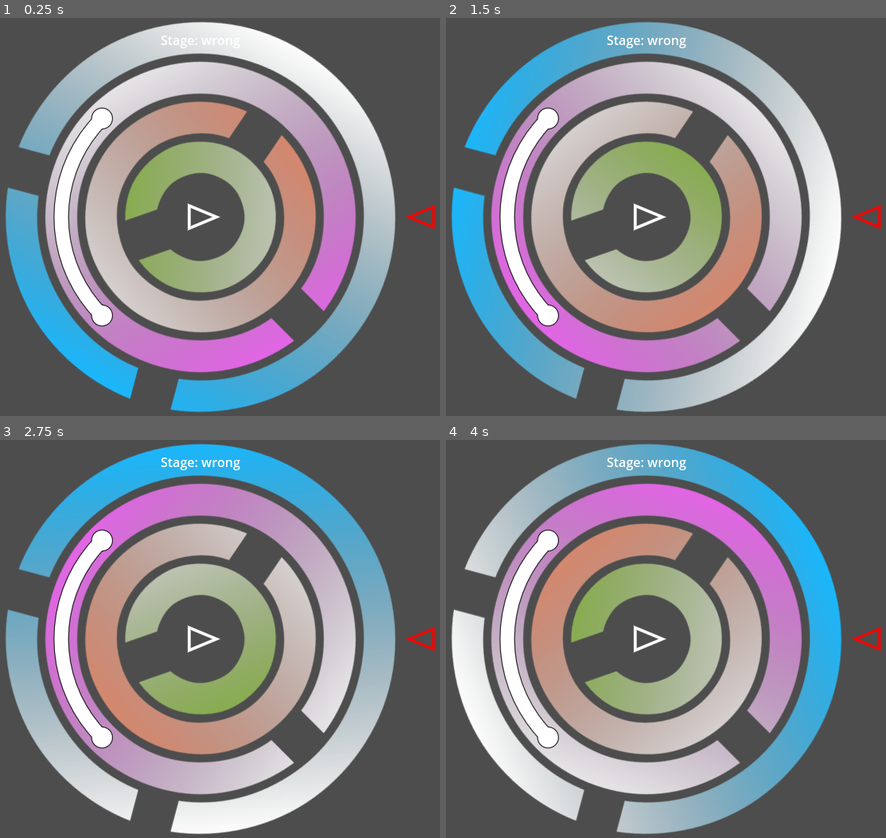
Above: before the commit, frames 1-4 (two rows, left to right).
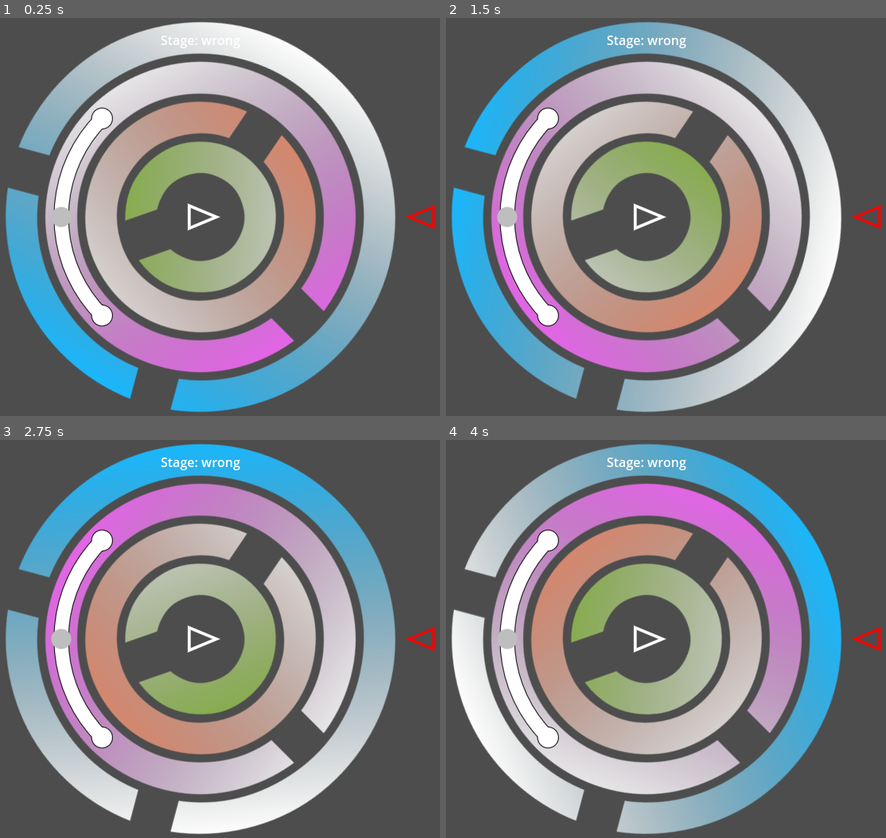
Above: after the commit, the same moments.

Repository: LettucePie/october
Game: Godot game, scene res://game.tscn
The game is run twice, just before and just after one commit, with the same random seed, the same clock (stepped at 60 frames per second) and the same inputs.
Inputs (mouse positions are in pixels of both pictures, inside the frame that each line leads up to):
- Up to frame 1 (0.25 s): no input
- Up to frame 2 (1.5 s): move the mouse to (767, 197) at 0.52 s; click (767, 197) at 0.67 s; move the mouse to (534, 236) at 1.27 s; click (534, 236) at 1.42 s
- Up to frame 3 (2.75 s): move the mouse to (255, 551) at 2.02 s; click (255, 551) at 2.17 s
- Up to frame 4 (4 s): move the mouse to (617, 718) at 2.77 s; click (617, 718) at 2.92 s; move the mouse to (815, 698) at 3.52 s; click (815, 698) at 3.67 s

The runs differ from the first frame. In frame 1, 0.2% of the frame differs, in the area x 12-16%, y 47-53%; in frame 2, 0.2%, in the area x 11-17%, y 47-53%; in frame 3, 0.2%; in frame 4, 0.2%.

Commit message:
slowly figuring out more of the math for dynamic channel settings

Diff:
--- a/components/channel.gd
+++ b/components/channel.gd
@@ -7,11 +7,14 @@
 const DEF_outer_cap_r : float = 13
 const DEF_inner_arc_w : float = 16
 const DEF_inner_cap_r : float = 12
+@export var lock_icon : Texture2D
 @export_range(1.0, 4.0, 1.0) var radius_multiplier : float = 1.0
 @export_range(0.0, 360.0, 15.0) var point_a_angle : float = 90
 @export_range(0.0, 360.0, 15.0) var point_b_angle: float = 180
+@export_range(0.0, 360.0, 15.0) var anchor_angle : float = 90
 var point_a : Vector2 = Vector2.ZERO
 var point_b : Vector2 = Vector2.ZERO
+var anchor_point : Vector2 = Vector2.ZERO
 var arc_points : int = 10
 
 
@@ -23,6 +26,9 @@
 		Vector2.RIGHT.rotated(deg_to_rad(point_b_angle)) * (DEF_radius * radius_multiplier + 25)
 	)
 	arc_points = 10 + int(3 * radius_multiplier)
+	anchor_point = self.position + (
+		Vector2.RIGHT.rotated(deg_to_rad(anchor_angle) - self.global_rotation) * (DEF_radius * radius_multiplier + 25)
+	)
 	queue_redraw()
 
 
@@ -85,3 +91,17 @@
 		-1.0,
 		true
 	)
+	## Draw Lock
+	draw_circle(
+		anchor_point,
+		DEF_inner_cap_r,
+		Color.GRAY,
+		true,
+		-1.0,
+		true
+	)
+	#draw_texture(
+		#lock_icon,
+		#anchor_point,
+		#Color(1,1,1,1)
+	#)
--- a/components/channel.tscn
+++ b/components/channel.tscn
@@ -1,6 +1,8 @@
-[gd_scene load_steps=2 format=3 uid="uid://bgly7ys73ukji"]
+[gd_scene load_steps=3 format=3 uid="uid://bgly7ys73ukji"]
 
 [ext_resource type="Script" uid="uid://2bcvbhamef4s" path="res://components/channel.gd" id="1_st0dk"]
+[ext_resource type="Texture2D" uid="uid://1g2jgfl6goi1" path="res://assets/lock_icon.png" id="2_jgtrb"]
 
 [node name="channel" type="Node2D"]
 script = ExtResource("1_st0dk")
+lock_icon = ExtResource("2_jgtrb")
--- a/rings/ring.gd
+++ b/rings/ring.gd
@@ -43,8 +43,8 @@
 		if i is Channel:
 			target = clampf(
 				target,
-				deg_to_rad(i.point_a_angle - 90),
-				deg_to_rad(i.point_b_angle - 90)
+				deg_to_rad(i.point_a_angle - (i.anchor_angle - 90)),
+				deg_to_rad(i.point_b_angle - (i.anchor_angle - 90))
 			)
 			print(target, " | ", rad_to_deg(target))
 	rot_target = target
--- a/rings/ring_2a.tscn
+++ b/rings/ring_2a.tscn
@@ -34,3 +34,4 @@
 
 [node name="channel" parent="." instance=ExtResource("4_awhe1")]
 radius_multiplier = 3.0
+anchor_angle = 180.0
